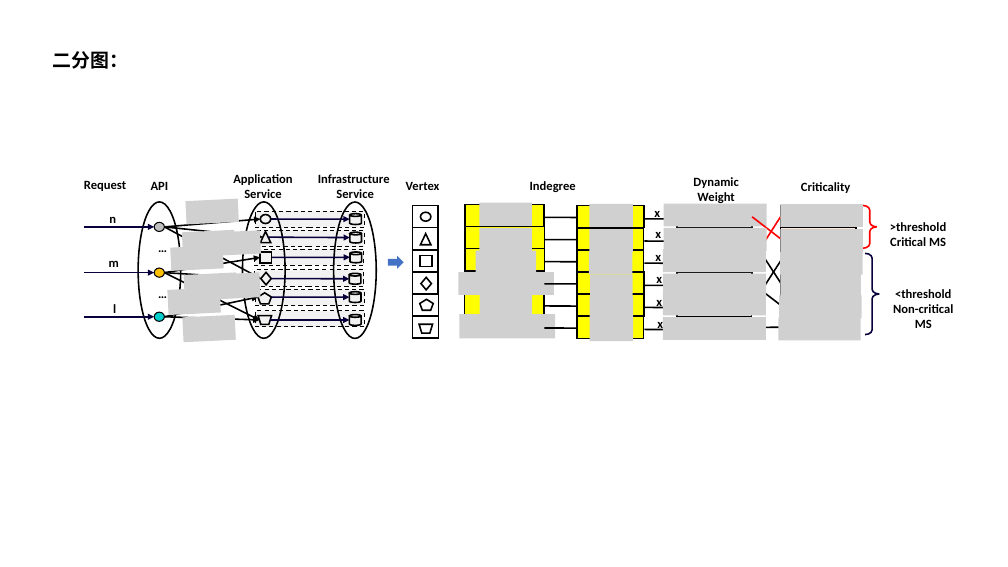
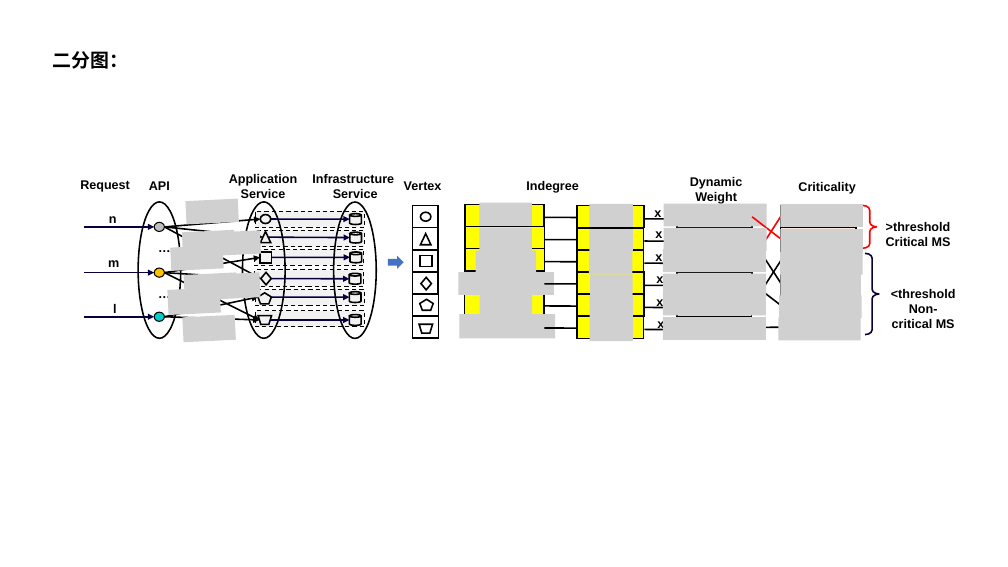
Before and after one commit to xfhelen/xfhelen.github.io, a slide deck: slide 4 of assets/img/plot.pptx. Drawn at 1008x567 pixels with LibreOffice and Linux fonts; fonts in the diff are those of the drawing; grey boxes stand for pictures. Boxes give left, top, right and bottom in pixels: in the first picture for what was removed or moved away, otherwise in the second. Text is boxed around its words. In the diff, an @@ line names an element or a change of style, - is before the commit and + after.

```diff
--- a/assets/img/plot.pptx
+++ b/assets/img/plot.pptx
@@ font Calibri to Arial in 13 elements at [526, 181, 578, 193], [690, 177, 742, 204], [404, 181, 442, 190], [149, 181, 170, 190], [229, 174, 297, 198], [798, 182, 855, 194], [886, 222, 951, 246], [891, 289, 956, 331], [80, 180, 130, 192], [108, 260, 119, 267], [312, 174, 394, 198], [150, 236, 168, 259], [150, 282, 168, 305] @@
```
Also in this commit, not shown: 3 other slides changed, 10 other files.
